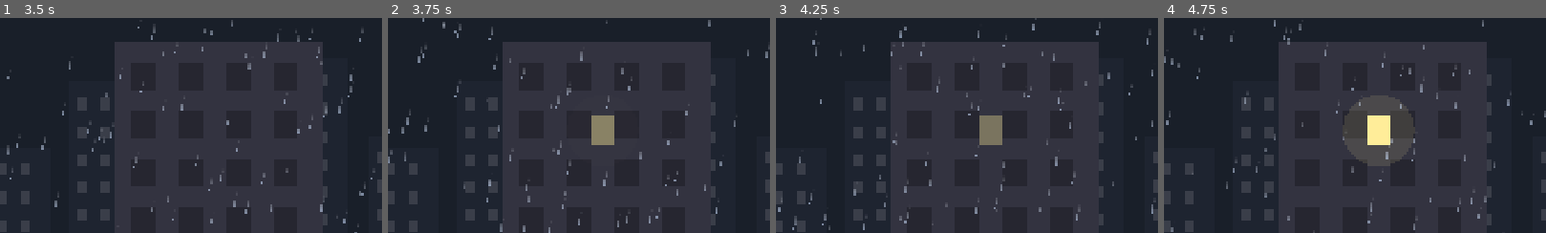
Above: before the commit, frames 1-4 (left to right).
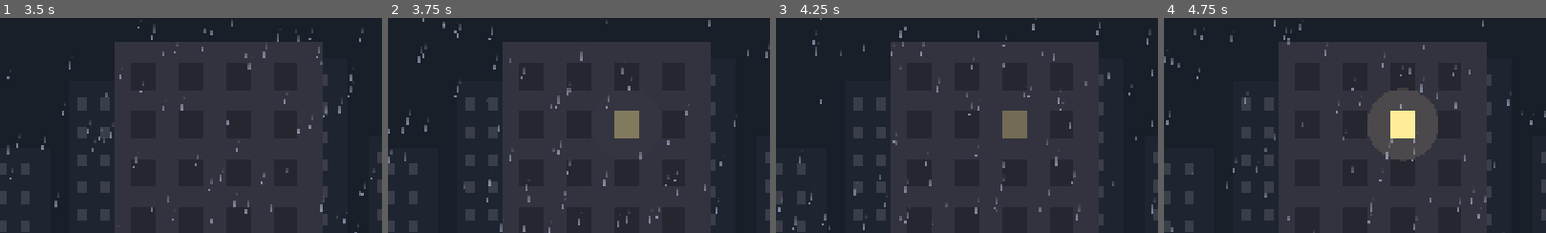
Above: after the commit, the same moments.

Repository: meathill/gamejam-switch
Game: Godot game, scene res://scenes/story/title.tscn
Two runs of this game, one before a commit and one after it. Both use one fixed random seed, a clock stepped at 60 frames per second and the inputs below.
Inputs (mouse positions are % of the whole screen's width and height, from its top left):
- Up to frame 1 (3.5 s): click "开始游戏" at 0.5 s; tap Enter at 1.25 s; move the mouse to (72, 45) at 1.27 s; hold D (move_right) 1.28-2 s; hold Space (advance) 1.28-2 s; click (72, 45) at 1.42 s; drag from (30, 55) to (45, 70) at 2.02 s; move the mouse to (60, 28) at 2.77 s; hold D (move_right) from 2.78 s (still down); hold E (interact) from 2.78 s (still down)
- Up to frame 2 (3.75 s): release D (move_right) at 3.5 s; release E (interact) at 3.5 s; drag from (45, 70) to (20, 35) at 3.52 s
- Up to frame 3 (4.25 s): no input
- Up to frame 4 (4.75 s): move the mouse to (80, 65) at 4.27 s; hold A (move_left) from 4.28 s (still down); hold 1 (weather_rain) from 4.28 s (still down)
The pictures show only the part of the screen within x 50-100%, y 22-72%; the shares and areas given below are measured in that part.

Frame 1 is identical in both runs. In frame 2, 1.7% of the frame differs, in the area x 53-66%, y 43-60%; in frame 3, 1.7%; in frame 4, 2.6%, in the area x 46-66%, y 32-68%.

Commit message:
修正亮窗位置，固定 16:9 横屏
- 序章和关卡远景的手电光窗口改为按窗格计算，不再错位
- 画面比例改为 keep（加黑边），移动端锁横屏
- Web 竖屏时用 CSS 全屏提示横屏游玩

Generated with [Devin](https://devin.ai)

Co-Authored-By: Devin <158243242+devin-ai-integration[bot]@users.noreply.github.com>

Diff:
--- a/game/project.godot
+++ b/game/project.godot
@@ -23,7 +23,8 @@
 window/size/window_width_override=1280
 window/size/window_height_override=720
 window/stretch/mode="canvas_items"
-window/stretch/aspect="expand"
+window/stretch/aspect="keep"
+window/handheld/orientation=4
 
 [gui]
 
--- a/game/scenes/effects/city_backdrop.gd
+++ b/game/scenes/effects/city_backdrop.gd
@@ -8,6 +8,11 @@
 @export var base_color: Color = Color(0.16, 0.18, 0.24)
 @export var max_height: float = 700.0
 @export var has_lit_window: bool = false
+
+const WINDOW_MARGIN := Vector2(24, 40)
+const WINDOW_STEP := Vector2(56, 70)
+const WINDOW_SIZE := Vector2(22, 30)
+const LIT_BUILDING_INDEX := 6
 
 var _buildings: Array[Rect2] = []
 var _time: float = 0.0
@@ -34,16 +39,19 @@
 	var window_color := base_color.lightened(0.12)
 	for building in _buildings:
 		draw_rect(building, base_color)
-		var y := building.position.y + 40.0
+		var y := building.position.y + WINDOW_MARGIN.y
 		while y < -60.0:
-			var x := building.position.x + 24.0
+			var x := building.position.x + WINDOW_MARGIN.x
 			while x < building.end.x - 40.0:
-				draw_rect(Rect2(x, y, 22, 30), window_color)
-				x += 56.0
-			y += 70.0
-	if has_lit_window and _buildings.size() > 6:
-		var target := _buildings[6]
+				draw_rect(Rect2(Vector2(x, y), WINDOW_SIZE), window_color)
+				x += WINDOW_STEP.x
+			y += WINDOW_STEP.y
+	if has_lit_window and _buildings.size() > LIT_BUILDING_INDEX:
+		# 对齐到窗格：中间一列、第二行
+		var target := _buildings[LIT_BUILDING_INDEX]
+		var columns := int((target.size.x - WINDOW_MARGIN.x - 40.0) / WINDOW_STEP.x) + 1
+		var origin := target.position + WINDOW_MARGIN + Vector2(floori(columns / 2.0), 1) * WINDOW_STEP
+		var lit := Rect2(origin, WINDOW_SIZE)
 		var blink := 0.5 + 0.5 * sin(_time * 3.0)
-		var spot := target.position + Vector2(target.size.x / 2.0, 90.0)
-		draw_rect(Rect2(spot - Vector2(14, 16), Vector2(28, 32)), Color(1.0, 0.93, 0.6, 0.4 + 0.6 * blink))
-		draw_circle(spot, 70.0, Color(1.0, 0.93, 0.6, 0.12 * blink))
+		draw_circle(lit.get_center(), 70.0, Color(1.0, 0.93, 0.6, 0.12 * blink))
+		draw_rect(lit, Color(1.0, 0.93, 0.6, 0.4 + 0.6 * blink))
--- a/game/scenes/story/story_backdrop.gd
+++ b/game/scenes/story/story_backdrop.gd
@@ -5,7 +5,13 @@
 const SCREEN := Vector2(1920, 1080)
 const WATER_TOP := 860.0
 const ROOF_RECT := Rect2(120, 700, 720, 400)
-const FLASHLIGHT_POSITION := Vector2(1500, 520)
+const BUILDING_RECT := Rect2(1250, 300, 520, WATER_TOP - 300)
+const WINDOW_ORIGIN := Vector2(1290, 350)
+const WINDOW_STEP := 120.0
+const WINDOW_SIZE := Vector2(60, 70)
+const WINDOW_GRID := Vector2i(4, 4)
+## 有手电光的窗口（列, 行）
+const LIT_WINDOW := Vector2i(2, 1)
 
 var is_flashlight_on: bool = false
 var _time: float = 0.0
@@ -22,6 +28,10 @@
 	add_child(far)
 
 
+static func get_window_rect(cell: Vector2i) -> Rect2:
+	return Rect2(WINDOW_ORIGIN + Vector2(cell) * WINDOW_STEP, WINDOW_SIZE)
+
+
 func _process(delta: float) -> void:
 	_time += delta
 	queue_redraw()
@@ -29,14 +39,15 @@
 
 func _draw() -> void:
 	var water_wave := sin(_time * 1.4) * 6.0
-	draw_rect(Rect2(1250, 300, 520, WATER_TOP - 300), Color(0.2, 0.2, 0.25))
-	for row in 4:
-		for column in 4:
-			draw_rect(Rect2(1290 + column * 120, 350 + row * 120, 60, 70), Color(0.15, 0.15, 0.19))
+	draw_rect(BUILDING_RECT, Color(0.2, 0.2, 0.25))
+	for row in WINDOW_GRID.y:
+		for column in WINDOW_GRID.x:
+			draw_rect(get_window_rect(Vector2i(column, row)), Color(0.15, 0.15, 0.19))
 	if is_flashlight_on:
 		var blink := clampf(sin(_time * 7.0) * 2.0, 0.0, 1.0)
-		draw_rect(Rect2(FLASHLIGHT_POSITION - Vector2(30, 35), Vector2(60, 70)), Color(1.0, 0.93, 0.6, 0.35 + 0.65 * blink))
-		draw_circle(FLASHLIGHT_POSITION, 90.0, Color(1.0, 0.93, 0.6, 0.12 * blink))
+		var lit := get_window_rect(LIT_WINDOW)
+		draw_circle(lit.get_center(), 90.0, Color(1.0, 0.93, 0.6, 0.12 * blink))
+		draw_rect(lit, Color(1.0, 0.93, 0.6, 0.35 + 0.65 * blink))
 	draw_rect(Rect2(0, WATER_TOP + water_wave, SCREEN.x, SCREEN.y - WATER_TOP), Color(0.12, 0.17, 0.24, 0.95))
 	draw_line(Vector2(0, WATER_TOP + water_wave), Vector2(SCREEN.x, WATER_TOP + water_wave), Color(0.35, 0.45, 0.55), 3.0)
 	draw_rect(ROOF_RECT, Color(0.24, 0.23, 0.25))
Binary file changed: game/assets/fonts/ui_font.ttf
Not shown, changed: game/export_presets.cfg
Not shown, changed: DEV_NOTE.md
Not shown, changed: docs/TECH_SPEC.md
